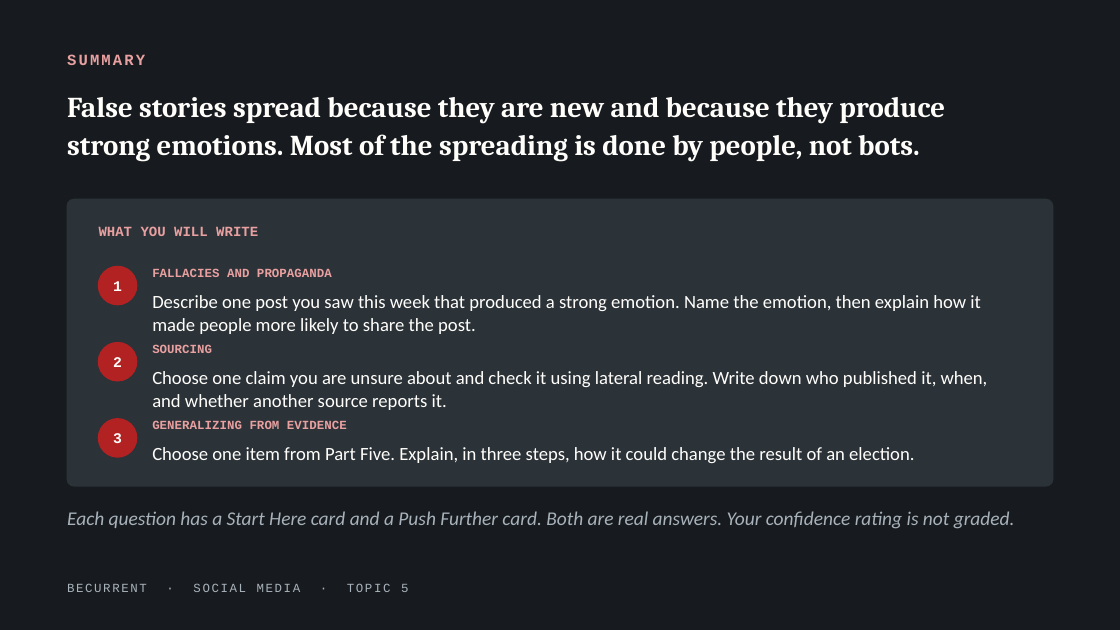
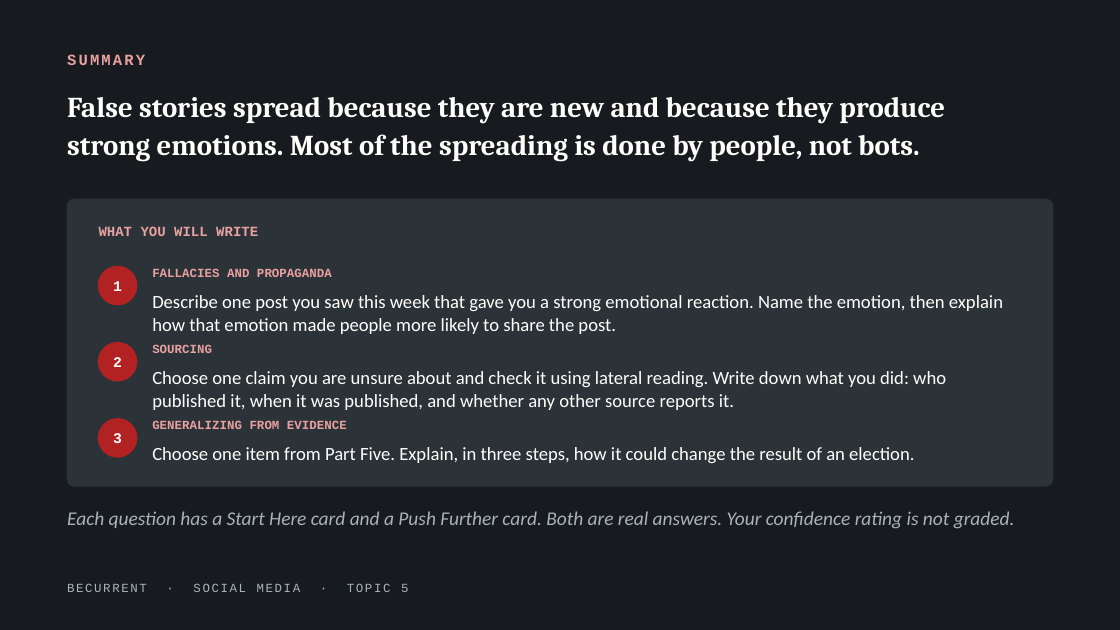
Before and after one commit to JeffAndersonLogic/BeCurrent, a slide deck: slide 14 of social-media/decks/topic-05-how-a-lie-travels.pptx. Drawn at 1120x630 pixels with LibreOffice and Linux fonts; fonts in the diff are those of the drawing. Boxes give left, top, right and bottom in pixels: in the first picture for what was removed or moved away, otherwise in the second. Text is boxed around its words. In the diff, an @@ line names an element or a change of style, - is before the commit and + after.

```diff
--- a/social-media/decks/topic-05-how-a-lie-travels.pptx
+++ b/social-media/decks/topic-05-how-a-lie-travels.pptx
@@ text at <box>152,295,1003,334</box>: text changed @@
-Describe one post you saw this week that produced a strong emotion. Name the emotion, then explain how it made people more likely to share the post.
+Describe one post you saw this week that gave you a strong emotional reaction. Name the emotion, then explain how that emotion made people more likely to share the post.
@@ text at <box>152,371,946,410</box>: text changed @@
-Choose one claim you are unsure about and check it using lateral reading. Write down who published it, when, and whether another source reports it.
+Choose one claim you are unsure about and check it using lateral reading. Write down what you did: who published it, when it was published, and whether any other source reports it.
```
Also in this commit, not shown: 3 other slides changed, 17 other files.
